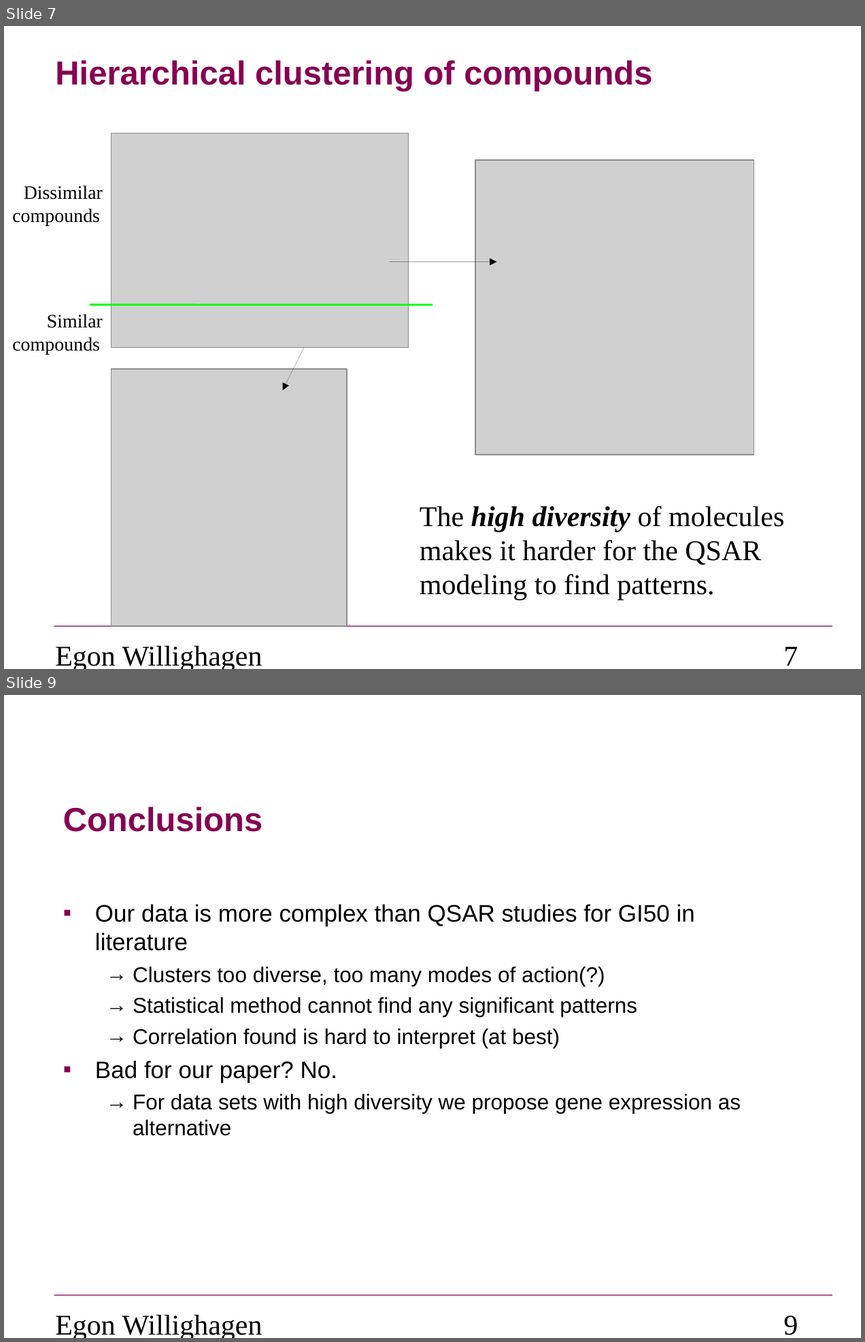
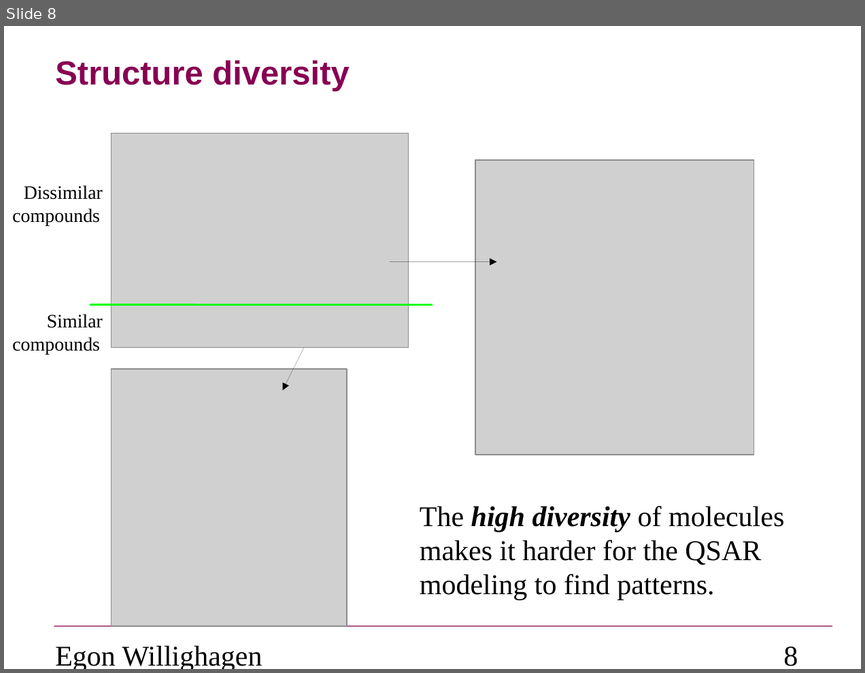
Before and after one commit to egonw/models, a slide deck: projects/cmap/report/forRoland.odp. Shown one above the other, each under a label of ours: slides 7 and 9 before the commit, slide 8 after it; the slides between them are not shown. The pictures are 865x1342 and 865x673 pixels, drawn with LibreOffice and Linux fonts; fonts in the diff are those of the drawing; grey boxes stand for pictures; background and template pictures are left out. Boxes give left, top, right and bottom in pixels: in the first picture for what was removed or moved away, otherwise in the second. Text is boxed around its words. In the diff, an @@ line names an element or a change of style, - is before the commit and + after.

```diff
--- a/projects/cmap/report/forRoland.odp
+++ b/projects/cmap/report/forRoland.odp
@@ slide 9 removed at box(4, 695, 861, 1338), background #FFFFFF; not listed: 1 template element that a slide beside it also shows @@
@@ title removed at box(63, 807, 263, 832) @@
-Conclusions
@@ text removed at box(95, 904, 740, 1136) @@
-▪ Our data is more complex than QSAR studies for GI50 in literature
-  → Clusters too diverse, too many modes of action(?)
-  → Statistical method cannot find any significant patterns
-  → Correlation found is hard to interpret (at best)
-▪ Bad for our paper? No.
-  → For data sets with high diversity we propose gene expression as alternative
@@ text removed at box(55, 1314, 262, 1338) @@
-Egon Willighagen
@@ page number removed at box(783, 1315, 798, 1335) @@
-9
@@ what was slide 7 is now slide 8 @@
@@ slide 8 changed as well @@
@@ title at box(55, 60, 349, 91): text changed @@
-Hierarchical clustering of compounds
+Structure diversity
@@ page number at box(783, 646, 798, 666): text changed @@
-7
+8
```
Also in this commit, not shown: 3 other slides changed, 4 slides added, 4 other slides removed, 1 other file.
